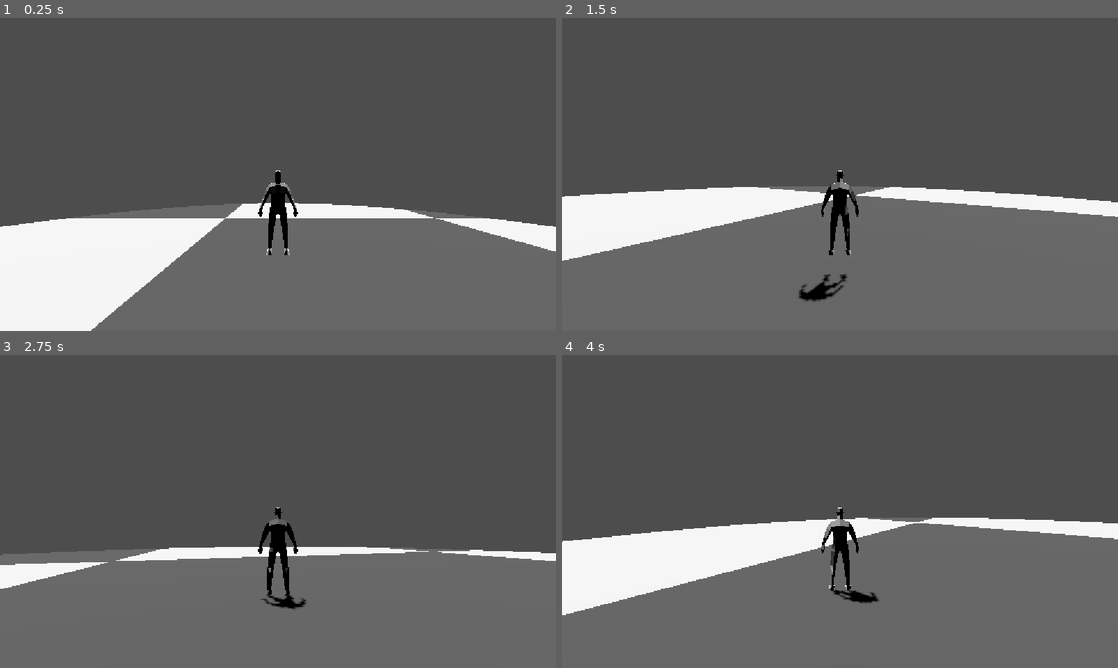
Above: before the commit, frames 1-4 (two rows, left to right).
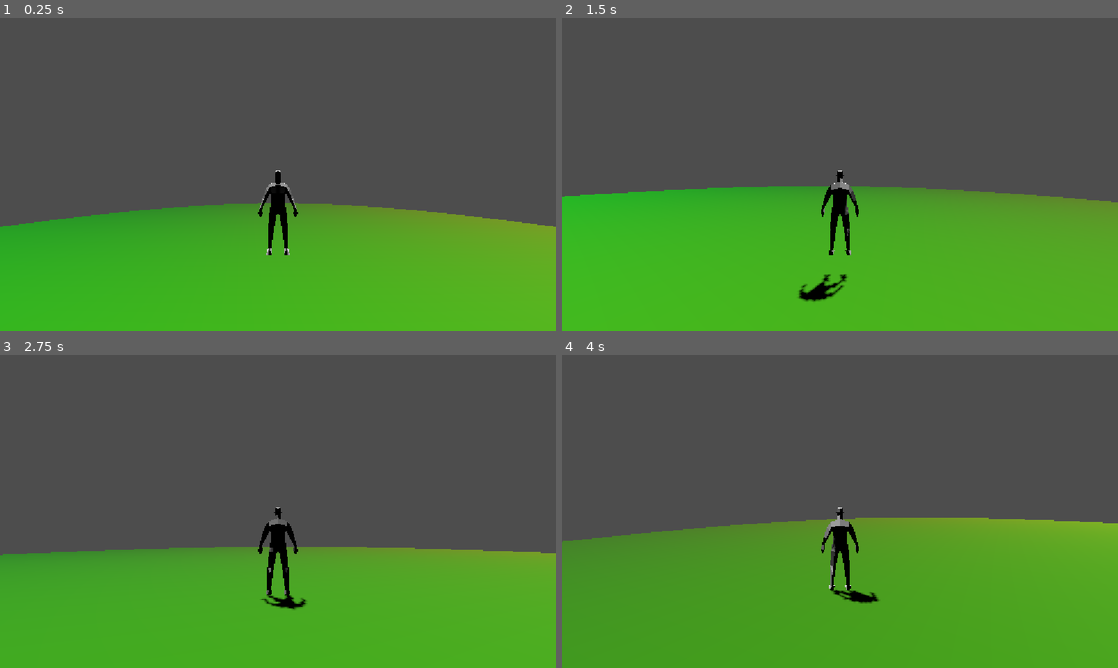
Above: after the commit, the same moments.

Repository: XMNNguyen/Soulslike_Roguelike
Game: Godot game, scene res://Scenes/main.tscn
Same seed, same stepped clock (60 frames per second), same inputs: the game is played once before the commit and once after it.
Inputs (mouse positions are in pixels of both pictures, inside the frame that each line leads up to):
- Up to frame 1 (0.25 s): no input
- Up to frame 2 (1.5 s): move the mouse to (867, 174) at 0.52 s; hold W (forward) from 0.53 s (still down); tap Space (dodge) at 0.6, 1.35 s; move the mouse to (812, 174) at 1.27 s
- Up to frame 3 (2.75 s): keep holding W (forward); move the mouse to (289, 505) at 2.02 s; tap Space (dodge) at 2.1 s
- Up to frame 4 (4 s): keep holding W (forward); move the mouse to (834, 517) at 2.77 s; tap Space (dodge) at 2.85, 3.6 s; move the mouse to (878, 514) at 3.52 s

The runs differ from the first frame. In frame 1, 38% of the frame differs, in the area x 0-100%, y 59-100%; in frame 2, 44%; in frame 3, 37%; in frame 4, 45%, in the area x 0-100%, y 52-100%.

Commit message:
added uv debug shader

Diff:
--- a/soulslike-roguelike/Scenes/Levels/Debug_Level/debug_level.tscn
+++ b/soulslike-roguelike/Scenes/Levels/Debug_Level/debug_level.tscn
@@ -2,7 +2,7 @@
 
 [ext_resource type="Script" uid="uid://mpjhy21ybpfe" path="res://Scripts/Levels/Debug_Level/debug_level.gd" id="1_3ri1k"]
 [ext_resource type="PackedScene" uid="uid://dckhbf66n84ky" path="res://Scenes/Entities/Camera/user_camera.tscn" id="2_h7oiu"]
-[ext_resource type="Shader" uid="uid://rt02l858e8jd" path="res://Shaders/debug.gdshader" id="3_ufrrj"]
+[ext_resource type="Shader" uid="uid://i8pcudaw1irw" path="res://Shaders/debug/uv_debug.gdshader" id="3_ufrrj"]
 
 [sub_resource type="CylinderMesh" id="CylinderMesh_eed4v"]
 top_radius = 28.066406
@@ -12,8 +12,6 @@
 [sub_resource type="ShaderMaterial" id="ShaderMaterial_h7oiu"]
 render_priority = 0
 shader = ExtResource("3_ufrrj")
-shader_parameter/scale = 5.0000002375
-shader_parameter/grey_scale = 0.4
 
 [sub_resource type="CylinderShape3D" id="CylinderShape3D_eed4v"]
 height = 0.99975586
--- /dev/null
+++ b/soulslike-roguelike/Shaders/debug/uv_debug.gdshader
@@ -0,0 +1,19 @@
+shader_type spatial;
+
+/*
+	Debug Shader
+	Displays mesh as a black and white checkerboard
+*/
+
+void vertex() {
+	// Called for every vertex the material is visible on.
+}
+
+void fragment() {
+	ALBEDO = vec3(fract(UV.x), fract(UV.y), 0.0);
+}
+
+//void light() {
+//	// Called for every pixel for every light affecting the material.
+//	// Uncomment to replace the default light processing function with this one.
+//}
Renamed: soulslike-roguelike/Shaders/debug.gdshader -> soulslike-roguelike/Shaders/debug/debug.gdshader
Renamed: soulslike-roguelike/Shaders/debug.gdshader.uid -> soulslike-roguelike/Shaders/debug/debug.gdshader.uid
Not shown, added: soulslike-roguelike/Shaders/debug/uv_debug.gdshader.uid
